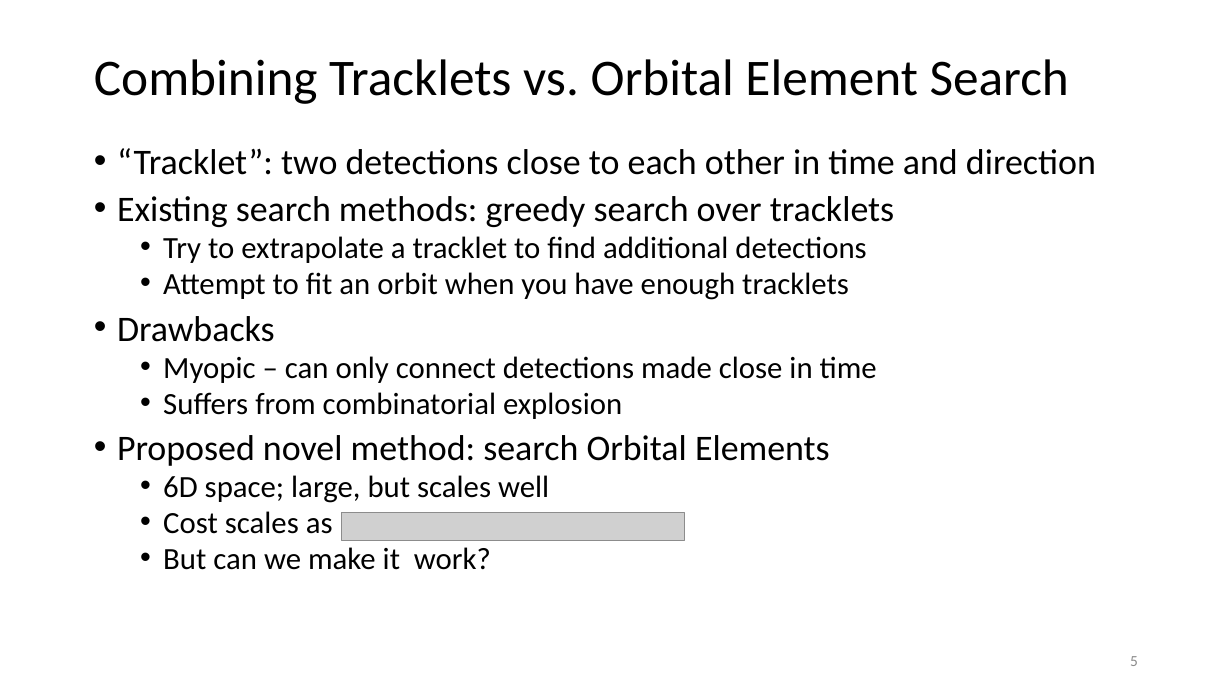
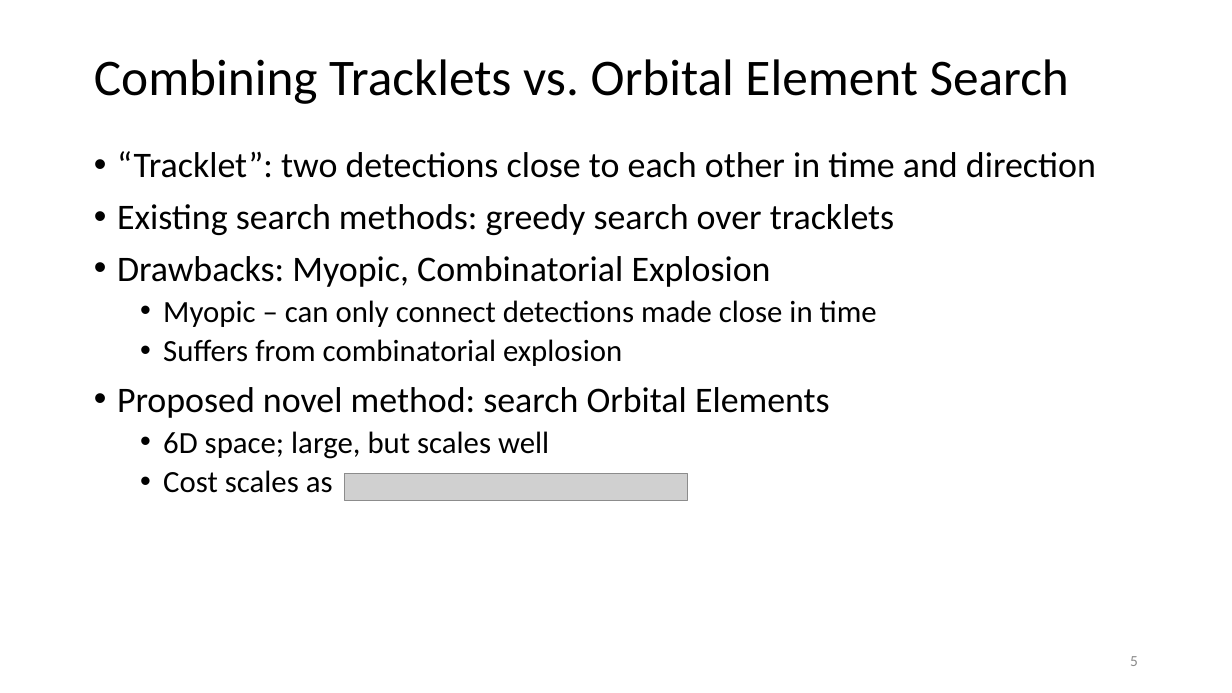
Before and after one commit to memanuel/kepler-sieve, a slide deck: slide 5 of presentation/kepler-sieve-slides.pptx. Drawn at 1232x693 pixels with LibreOffice and Linux fonts; fonts in the diff are those of the drawing; grey boxes stand for pictures. Boxes give left, top, right and bottom in pixels: in the first picture for what was removed or moved away, otherwise in the second. Text is boxed around its words. In the diff, an @@ line names an element or a change of style, - is before the commit and + after.

Commit message:
revised presentation / less text

```diff
--- a/presentation/kepler-sieve-slides.pptx
+++ b/presentation/kepler-sieve-slides.pptx
@@ text at [117,151,1096,493]: line spacing 0.8 to 0.9 @@
@@ text at [117,256,771,287]: text changed; size 24 to 28 pt @@
-  • Try to extrapolate a tracklet to find additional detections
-  • Attempt to fit an orbit when you have enough tracklets
-• Drawbacks
+• Drawbacks: Myopic, Combinatorial Explosion
@@ picture: place and size @@
-picture at [342,513,685,541]
+picture at [345,473,688,501]
@@ text at [163,547,491,570]: paragraph removed @@
-  • But can we make it work?
```
Also in this commit, not shown: 21 other slides changed, 1 slide added, 5 slides removed, 7 other files.
